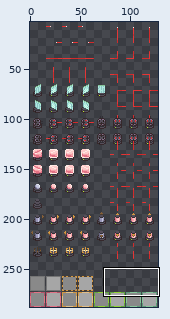
Sprite sheet: beam_time/assets/tilemap.png. The first picture is a wide view before the edit; the outline marks the close-up.
Close-up. Old version:
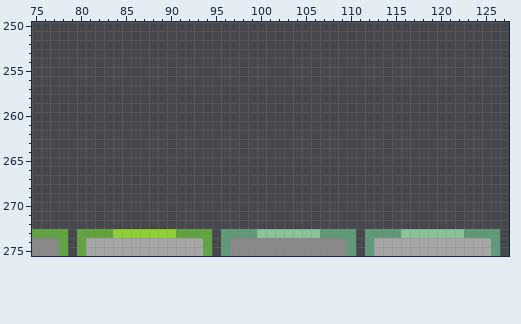
The file is 128x288 pixels. Shown: x 75..127, y 250..275. The wide view leaves out empty margins.
Once edited:
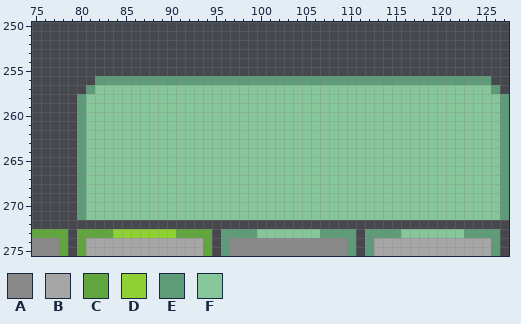
Palette (. is transparent): A #898989  B #a6a6a6  C #61a53f  D #8fd032  E #5d9b79  F #86c69a
The exact change:
{"y":256,"x":82,"old":"............................................","new":"EEEEEEEEEEEEEEEEEEEEEEEEEEEEEEEEEEEEEEEEEEEE"}
{"y":257,"x":81,"old":"..............................................","new":"EFFFFFFFFFFFFFFFFFFFFFFFFFFFFFFFFFFFFFFFFFFFFE"}
{"y":258,"x":80,"old":"................................................","new":"EFFFFFFFFFFFFFFFFFFFFFFFFFFFFFFFFFFFFFFFFFFFFFFE"}
{"y":259,"x":80,"old":"................................................","new":"EFFFFFFFFFFFFFFFFFFFFFFFFFFFFFFFFFFFFFFFFFFFFFFE"}
{"y":260,"x":80,"old":"................................................","new":"EFFFFFFFFFFFFFFFFFFFFFFFFFFFFFFFFFFFFFFFFFFFFFFE"}
{"y":261,"x":80,"old":"................................................","new":"EFFFFFFFFFFFFFFFFFFFFFFFFFFFFFFFFFFFFFFFFFFFFFFE"}
{"y":262,"x":80,"old":"................................................","new":"EFFFFFFFFFFFFFFFFFFFFFFFFFFFFFFFFFFFFFFFFFFFFFFE"}
{"y":263,"x":80,"old":"................................................","new":"EFFFFFFFFFFFFFFFFFFFFFFFFFFFFFFFFFFFFFFFFFFFFFFE"}
{"y":264,"x":80,"old":"................................................","new":"EFFFFFFFFFFFFFFFFFFFFFFFFFFFFFFFFFFFFFFFFFFFFFFE"}
{"y":265,"x":80,"old":"................................................","new":"EFFFFFFFFFFFFFFFFFFFFFFFFFFFFFFFFFFFFFFFFFFFFFFE"}
{"y":266,"x":80,"old":"................................................","new":"EFFFFFFFFFFFFFFFFFFFFFFFFFFFFFFFFFFFFFFFFFFFFFFE"}
{"y":267,"x":80,"old":"................................................","new":"EFFFFFFFFFFFFFFFFFFFFFFFFFFFFFFFFFFFFFFFFFFFFFFE"}
{"y":268,"x":80,"old":"................................................","new":"EFFFFFFFFFFFFFFFFFFFFFFFFFFFFFFFFFFFFFFFFFFFFFFE"}
{"y":269,"x":80,"old":"................................................","new":"EFFFFFFFFFFFFFFFFFFFFFFFFFFFFFFFFFFFFFFFFFFFFFFE"}
{"y":270,"x":80,"old":"................................................","new":"EFFFFFFFFFFFFFFFFFFFFFFFFFFFFFFFFFFFFFFFFFFFFFFE"}
{"y":271,"x":80,"old":"................................................","new":"EFFFFFFFFFFFFFFFFFFFFFFFFFFFFFFFFFFFFFFFFFFFFFFE"}
{"label":"added","picture_box":[77,76,509,220]}
